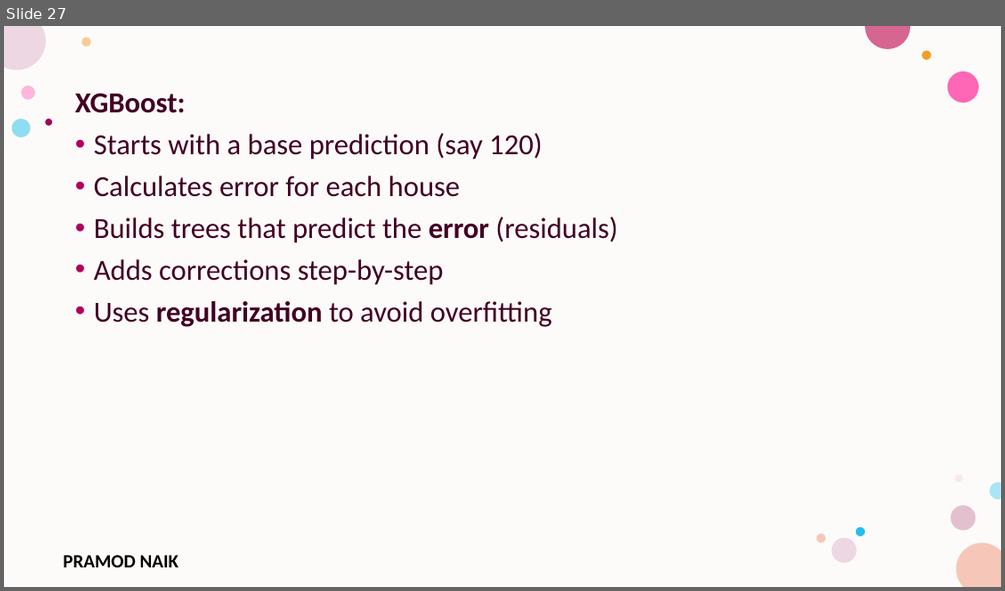
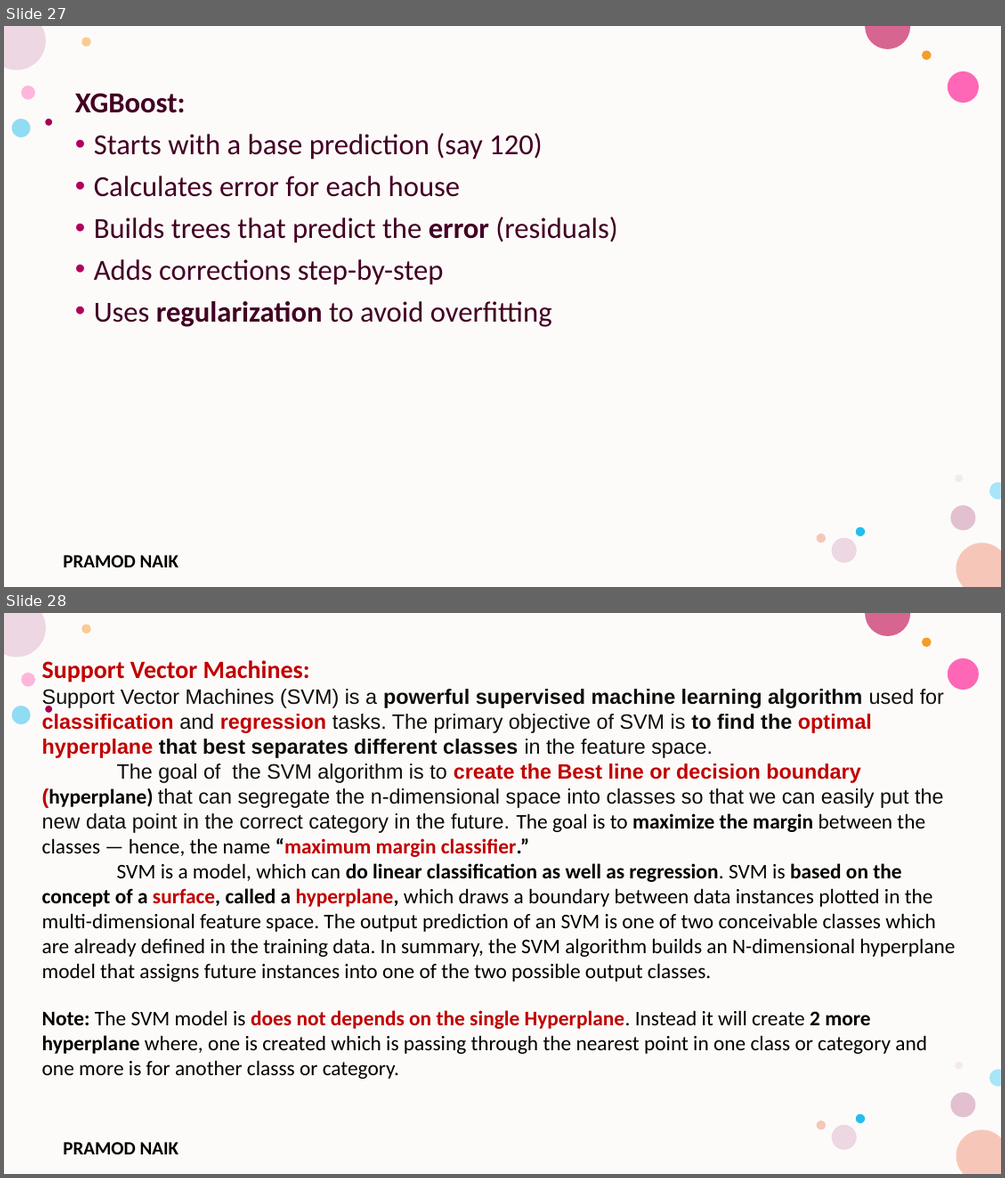
Before and after one commit to PRAMODNAIK-DEV/MCA-2nd-Sem-ML-Data-Analytics-Shridevi-College, a slide deck: Theory Class-Notes/Unit-4 Advanced Machine Learning Techniques.pptx. Shown one above the other, each under a label of ours: slide 27 before the commit, slides 27 and 28 after it. The pictures are 1005x591 and 1005x1178 pixels, drawn with LibreOffice and Linux fonts; fonts in the diff are those of the drawing; background and template pictures are left out. Boxes give left, top, right and bottom in pixels: in the first picture for what was removed or moved away, otherwise in the second. Text is boxed around its words. In the diff, an @@ line names an element or a change of style, - is before the commit and + after.

Commit message:
Completed SVM Algorithm

```diff
--- a/Theory Class-Notes/Unit-4 Advanced Machine Learning Techniques.pptx
+++ b/Theory Class-Notes/Unit-4 Advanced Machine Learning Techniques.pptx
@@ slide 28 added at [4, 613, 1001, 1174], background #FFFFFF; not listed: 17 template elements that a slide beside it also shows @@
@@ text added at [42, 660, 955, 1078], 20 pt, text #000000 @@
+Support Vector Machines:
+Support Vector Machines (SVM) is a powerful supervised machine learning algorithm used for classification and regression tasks. The primary objective of SVM is to find the optimal hyperplane that best separates different classes in the feature space.
+The goal of the SVM algorithm is to create the Best line or decision boundary (hyperplane) that can segregate the n-dimensional space into classes so that we can easily put the new data point in the correct category in the future. The goal is to maximize the margin between the classes — hence, the name “maximum margin classifier.”
+SVM is a model, which can do linear classification as well as regression. SVM is based on the concept of a surface, called a hyperplane, which draws a boundary between data instances plotted in the multi-dimensional feature space. The output prediction of an SVM is one of two conceivable classes which are already defined in the training data. In summary, the SVM algorithm builds an N-dimensional hyperplane model that assigns future instances into one of the two possible output classes.
+Note: The SVM model is does not depends on the single Hyperplane. Instead it will create 2 more hyperplane where, one is created which is passing through the nearest point in one class or category and one more is for another classs or category.
```
Also in this commit, not shown: 2 slides changed, 24 other slides added, 1 other file.
